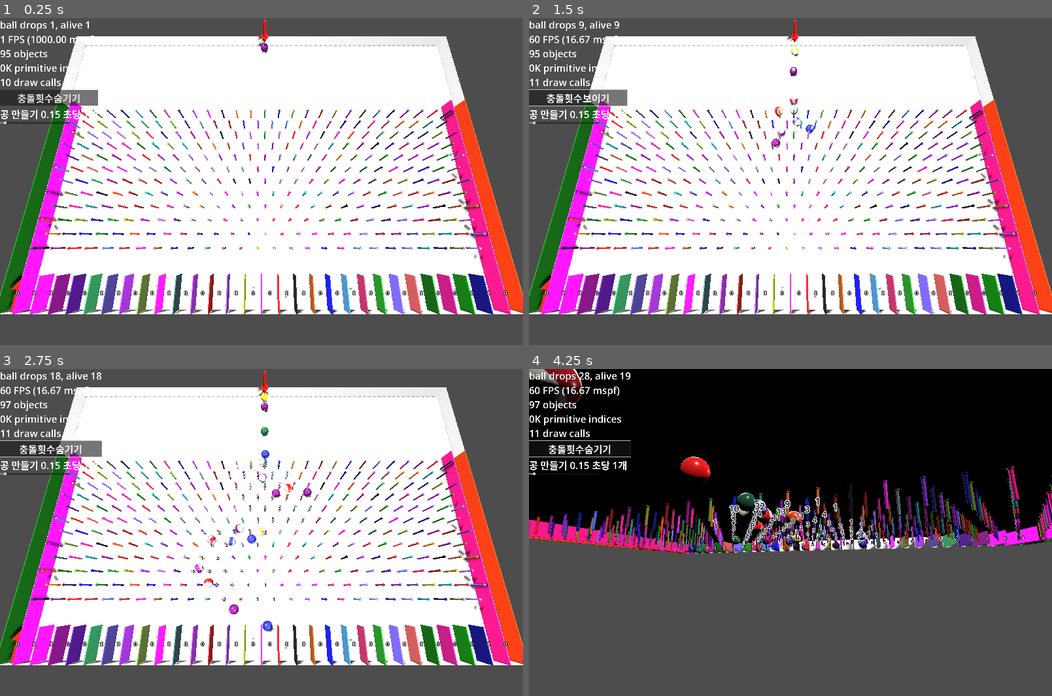
Above: before the commit, frames 1-4 (two rows, left to right).
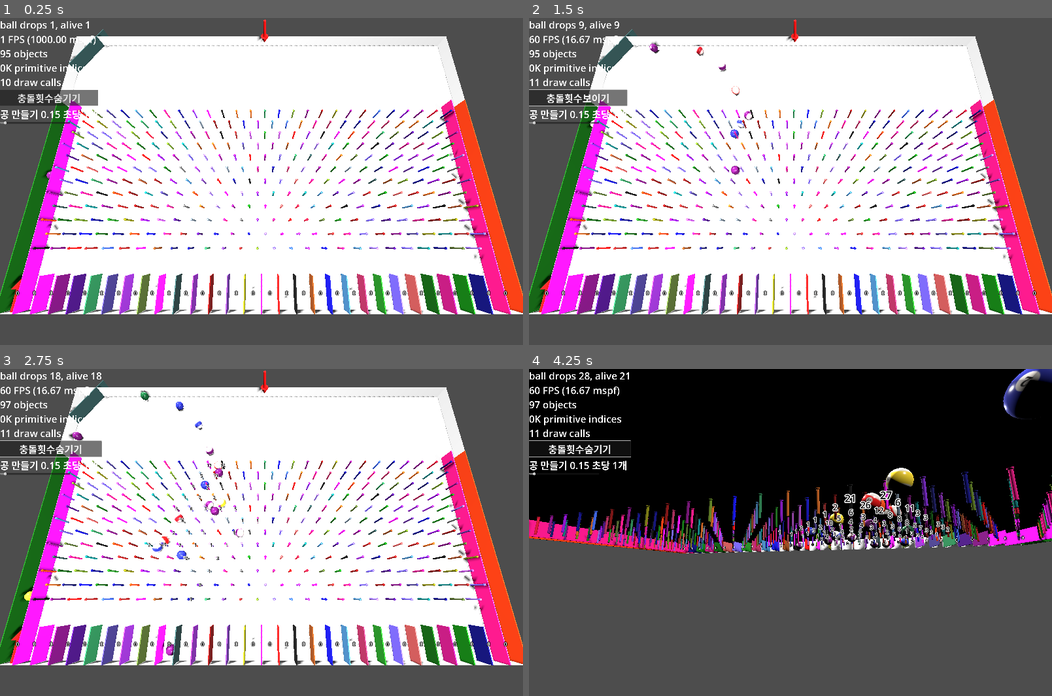
Above: after the commit, the same moments.

Repository: kasworld/gd4pinball
Game: Godot game, scene res://main.tscn
Two runs of this game, one before a commit and one after it. Both use one fixed random seed, a clock stepped at 60 frames per second and the inputs below.
Inputs (mouse positions are in pixels of both pictures, inside the frame that each line leads up to):
- Up to frame 1 (0.25 s): no input
- Up to frame 2 (1.5 s): click "충돌횟수숨기기" at 0.5 s; tap Enter at 1.25, 1.35 s; move the mouse to (905, 165) at 1.27 s; hold Right from 1.28 s (still down); click (905, 165) at 1.42 s
- Up to frame 3 (2.75 s): move the mouse to (156, 548) at 2.02 s; release Right at 2.03 s; hold Left from 2.03 s (still down); tap 1 at 2.1 s
- Up to frame 4 (4.25 s): move the mouse to (842, 460) at 2.77 s; release Left at 2.78 s; hold Right from 2.78 s (still down); tap Enter at 2.85 s; move the mouse to (764, 597) at 3.52 s; tap 1 at 3.6 s; click (764, 597) at 3.67 s

The runs differ from the first frame. In frame 1, 0.4% of the frame differs, in the area x 8-52%, y 3-50%; in frame 2, 0.8%; in frame 3, 1.8%; in frame 4, 4.4%, in the area x 0-100%, y 0-56%.

Commit message:
bounce 칸막이

Diff:
--- a/main.gd
+++ b/main.gd
@@ -75,6 +75,14 @@
 			).set_color(dark_colors.pick_random()[0])
 		w.position = Vector3(x, Config.WorldSize.y/2, Config.WorldSize.z/2+3)
 		add_child(w)
+	var w = preload("res://칸막이.tscn").instantiate(
+		).set_size( Vector3(Config.BallRadius/6, Config.WorldSize.y, 4)
+		).set_color(dark_colors.pick_random()[0])
+	w.position = Vector3(1, Config.WorldSize.y/2, 1)
+	w.rotate_y(-PI/6)
+	w.physics_material_override.bounce = 1.0
+	#w.physics_material_override.friction = 0.5
+	add_child(w)
 
 func new_label3d() -> Label3D:
 	var lb = Label3D.new()
@@ -129,7 +137,7 @@
 	n.rotation = rot
 	return n
 
-func add_ball() -> void:
+func drop_ball() -> void:
 	var d = 	preload("res://ball.tscn").instantiate(
 		).set_material(Config.tex_array.pick_random()
 		).set_radius(Config.BallRadius
@@ -149,11 +157,12 @@
 		).set_material(Config.tex_array.pick_random()
 		).set_radius(Config.BallRadius
 	)
-	d.set_velocity(Vector3(0,0,-10))
+	d.set_velocity(Vector3(0,0,-100))
+	#d.set_a_velocity(Vector3(-50,0,0))
 	$DropContainer.add_child(d)
 	ball_droped += 1
 	d.ball_ended.connect(ball_ended)
-	d.position = $Arrow3DDrop.position + Vector3(0,-Config.BallRadius*4,0)
+	d.position = $Arrow3DShootLeft.position + Vector3(0,0,-Config.BallRadius*4)
 
 var camera_move = false
 func _process(delta: float) -> void:
@@ -217,7 +226,8 @@
 	$Camera3D.far = Config.WorldSize.length()
 
 func _on_timer공추가_timeout() -> void:
-	add_ball()
+	#drop_ball()
+	shoot_ball()
 
 var 충돌횟수보이기 := true
 func _on_충돌횟수보이기_pressed() -> void:
